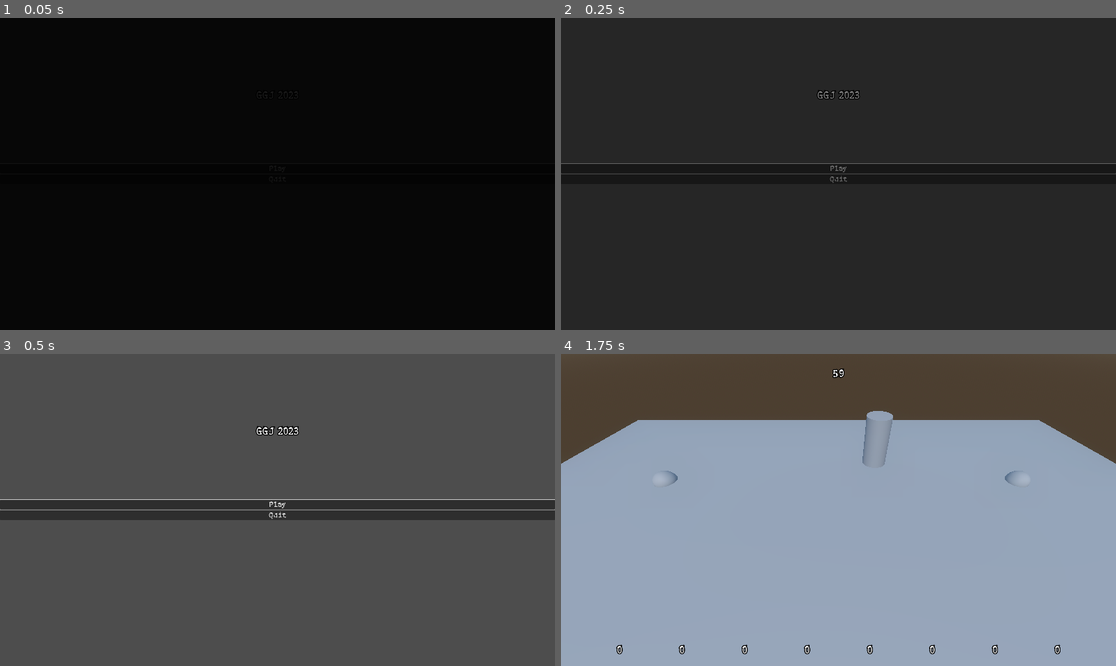
Above: before the commit, frames 1-4 (two rows, left to right).
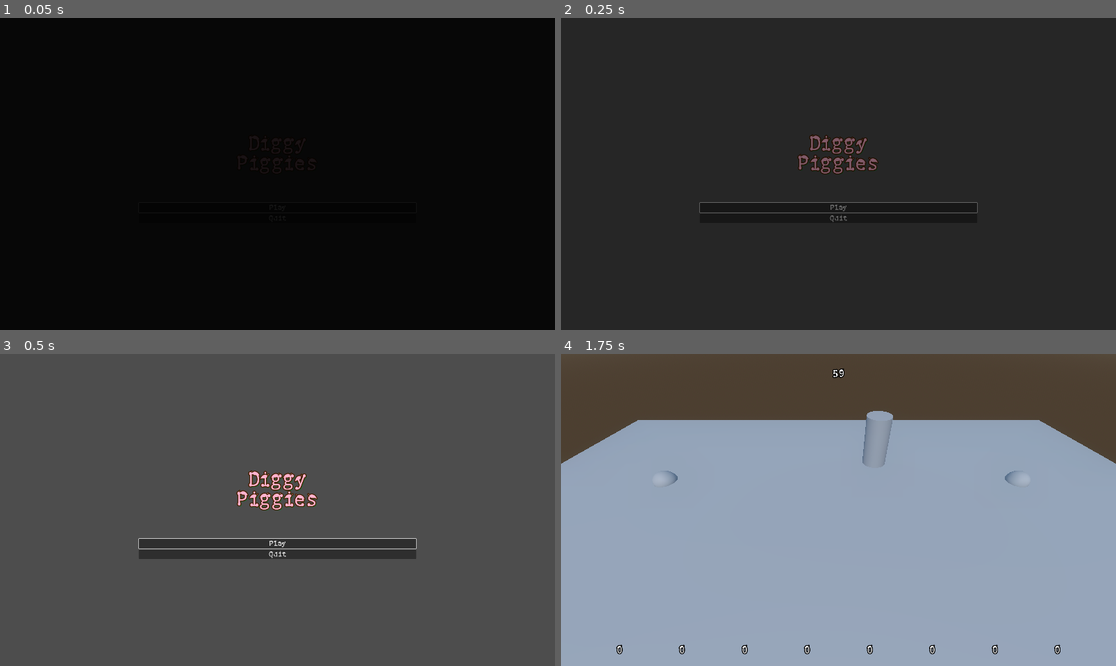
Above: after the commit, the same moments.

Repository: 80hdgames/GGJ-2023
Game: Godot game, scene res://Scenes/Start.tscn
Two runs of this game, one before a commit and one after it. Both use one fixed random seed, a clock stepped at 60 frames per second and the inputs below.
Inputs:
- Up to frame 1 (0.05 s): no input
- Up to frame 2 (0.25 s): no input
- Up to frame 3 (0.5 s): no input
- Up to frame 4 (1.75 s): click "Play" at 0.5 s; tap Enter (ui_accept) at 1.25, 1.52 s; hold Right (ui_right) from 1.28 s (still down); tap Shift (desktop1_boost) at 1.35 s

The runs differ from the first frame. In frame 2, 1.6% of the frame differs, in the area x 0-100%, y 23-66%; in frame 3, 10%, in the area x 0-100%, y 22-66%; in frame 4, nothing differs.

Commit message:
Title screen updates
-created a prefab out of the title screen UI, edited appearance as well
-music stops in game scene now

Diff:
--- a/GGJ-2023-Project/Scenes/Game.tscn
+++ b/GGJ-2023-Project/Scenes/Game.tscn
@@ -1,9 +1,10 @@
-[gd_scene load_steps=10 format=3 uid="uid://m1clf7q8nrjd"]
+[gd_scene load_steps=11 format=3 uid="uid://m1clf7q8nrjd"]
 
 [ext_resource type="PackedScene" uid="uid://ba1ip7dc01xlf" path="res://Scenes/Prefabs/UI/HUDGame.tscn" id="1_ilrfp"]
 [ext_resource type="PackedScene" uid="uid://bou4ngtp43bpc" path="res://Scenes/Prefabs/Piggy.tscn" id="1_j5dkk"]
 [ext_resource type="PackedScene" uid="uid://b5kcutihe3ru8" path="res://Scenes/Prefabs/Sun.tscn" id="1_vrxkk"]
 [ext_resource type="PackedScene" uid="uid://ccguwpdl7fqdl" path="res://Scenes/Prefabs/Potato.tscn" id="4_15uk7"]
+[ext_resource type="Script" path="res://Scripts/Audio/PlayMusic.gd" id="5_o0qro"]
 
 [sub_resource type="PlaneMesh" id="PlaneMesh_0go0d"]
 size = Vector2(30, 15)
@@ -59,3 +60,7 @@
 
 [node name="Potato-2" parent="." instance=ExtResource("4_15uk7")]
 transform = Transform3D(1, 0, 0, 0, 1, 0, 0, 0, 1, 8.66806, 0, 0)
+
+[node name="PlayMusic" type="Node" parent="."]
+script = ExtResource("5_o0qro")
+type = 0
--- /dev/null
+++ b/GGJ-2023-Project/Scenes/Prefabs/UI/UITitleScreen.tscn
@@ -0,0 +1,59 @@
+[gd_scene load_steps=4 format=3 uid="uid://5e0h3wt6osnu"]
+
+[ext_resource type="Script" path="res://Scripts/Audio/PlayMusic.gd" id="1_6w4nb"]
+[ext_resource type="PackedScene" uid="uid://cxsyc65rpmxh0" path="res://Scenes/Prefabs/UI/PlayButton.tscn" id="2_kns5k"]
+[ext_resource type="PackedScene" uid="uid://bjhl3g45777dx" path="res://Scenes/Prefabs/UI/QuitButton.tscn" id="3_5uesc"]
+
+[node name="UITitleScreen" type="Control"]
+layout_mode = 3
+anchors_preset = 15
+anchor_right = 1.0
+anchor_bottom = 1.0
+grow_horizontal = 2
+grow_vertical = 2
+
+[node name="Control" type="Control" parent="."]
+layout_mode = 1
+anchor_top = 0.25
+anchor_right = 1.0
+anchor_bottom = 1.0
+grow_horizontal = 2
+grow_vertical = 2
+
+[node name="TitleLabel" type="Label" parent="Control"]
+layout_mode = 1
+anchors_preset = -1
+anchor_right = 1.0
+anchor_bottom = 0.5
+grow_horizontal = 2
+grow_vertical = 2
+theme_override_colors/font_color = Color(1, 0.701961, 0.807843, 1)
+theme_override_colors/font_shadow_color = Color(0.172549, 0.403922, 0.243137, 1)
+theme_override_colors/font_outline_color = Color(0.266667, 0.121569, 0, 1)
+theme_override_constants/shadow_offset_x = 4
+theme_override_constants/shadow_offset_y = 4
+theme_override_font_sizes/font_size = 64
+text = "Diggy
+Piggies"
+horizontal_alignment = 1
+vertical_alignment = 1
+
+[node name="PlayMusic" type="Node" parent="Control"]
+script = ExtResource("1_6w4nb")
+type = 1
+
+[node name="VBoxContainer" type="VBoxContainer" parent="Control"]
+layout_mode = 1
+anchors_preset = -1
+anchor_left = 0.25
+anchor_right = 0.75
+anchor_bottom = 1.0
+grow_horizontal = 2
+grow_vertical = 2
+alignment = 1
+
+[node name="PlayButton" parent="Control/VBoxContainer" instance=ExtResource("2_kns5k")]
+layout_mode = 2
+
+[node name="QuitButton" parent="Control/VBoxContainer" instance=ExtResource("3_5uesc")]
+layout_mode = 2
--- a/GGJ-2023-Project/Scenes/Start.tscn
+++ b/GGJ-2023-Project/Scenes/Start.tscn
@@ -1,55 +1,10 @@
-[gd_scene load_steps=5 format=3 uid="uid://c7mrqrwa0bb3d"]
+[gd_scene load_steps=3 format=3 uid="uid://0g1wdl80rnxc"]
 
 [ext_resource type="PackedScene" uid="uid://cf4v6hf24f6ip" path="res://Scenes/Prefabs/UI/FadeIn.tscn" id="1_c2su7"]
-[ext_resource type="Script" path="res://Scripts/Audio/PlayMusic.gd" id="1_wq6fa"]
-[ext_resource type="PackedScene" uid="uid://cxsyc65rpmxh0" path="res://Scenes/Prefabs/UI/PlayButton.tscn" id="2_68y68"]
-[ext_resource type="PackedScene" uid="uid://bjhl3g45777dx" path="res://Scenes/Prefabs/UI/QuitButton.tscn" id="3_eh3c5"]
+[ext_resource type="PackedScene" uid="uid://5e0h3wt6osnu" path="res://Scenes/Prefabs/UI/UITitleScreen.tscn" id="1_sdivb"]
 
-[node name="Start" type="Control"]
-layout_mode = 3
-anchors_preset = 15
-anchor_right = 1.0
-anchor_bottom = 1.0
-grow_horizontal = 2
-grow_vertical = 2
+[node name="Start" type="Node3D"]
 
-[node name="UITitleScreen" type="Control" parent="."]
-layout_mode = 1
-anchors_preset = 15
-anchor_right = 1.0
-anchor_bottom = 1.0
-grow_horizontal = 2
-grow_vertical = 2
-
-[node name="TitleLabel" type="Label" parent="UITitleScreen"]
-layout_mode = 1
-anchors_preset = -1
-anchor_right = 1.0
-anchor_bottom = 0.5
-grow_horizontal = 2
-grow_vertical = 2
-text = "GGJ 2023"
-horizontal_alignment = 1
-vertical_alignment = 1
-
-[node name="PlayMusic" type="Node" parent="UITitleScreen"]
-script = ExtResource("1_wq6fa")
-type = 1
-
-[node name="VBoxContainer" type="VBoxContainer" parent="UITitleScreen"]
-layout_mode = 1
-anchors_preset = 15
-anchor_right = 1.0
-anchor_bottom = 1.0
-grow_horizontal = 2
-grow_vertical = 2
-alignment = 1
-
-[node name="PlayButton" parent="UITitleScreen/VBoxContainer" instance=ExtResource("2_68y68")]
-layout_mode = 2
-
-[node name="QuitButton" parent="UITitleScreen/VBoxContainer" instance=ExtResource("3_eh3c5")]
-layout_mode = 2
+[node name="UITitleScreen" parent="." instance=ExtResource("1_sdivb")]
 
 [node name="FadeIn" parent="." instance=ExtResource("1_c2su7")]
-layout_mode = 1
--- a/GGJ-2023-Project/Scripts/Audio/PlayMusic.gd
+++ b/GGJ-2023-Project/Scripts/Audio/PlayMusic.gd
@@ -10,4 +10,7 @@
 
 
 func _deferred_play():
-	MusicManager.enqueue(type)
+	if type == MusicType.None:
+		MusicManager.stop()
+	else:
+		MusicManager.enqueue(type)
--- a/GGJ-2023-Project/Scripts/Autoloads/SfxManager.gd
+++ b/GGJ-2023-Project/Scripts/Autoloads/SfxManager.gd
@@ -5,7 +5,9 @@
 
 	MenuNavigate,
 	MenuConfirm,
-	MenuCancel
+	MenuCancel,
+
+	Collect
 }
 
 const SFX_PATH_FORMAT = "res://Audio/SFX/ClipSets/%s.tres"
--- a/GGJ-2023-Project/Scripts/Pickup.gd
+++ b/GGJ-2023-Project/Scripts/Pickup.gd
@@ -1,6 +1,7 @@
 extends Area3D
 
 const PLAYER_NODE_GROUP = Constants.PLAYER_NODE_GROUP
+const SoundType = SfxManager.SoundType
 
 
 func _ready():
